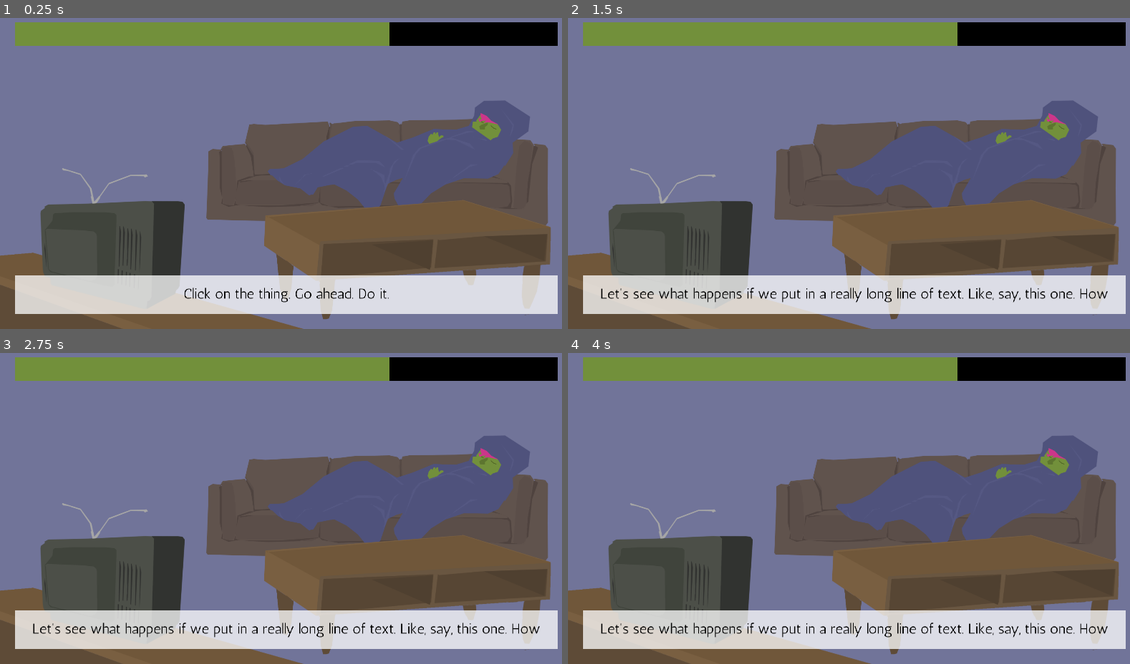
Above: before the commit, frames 1-4 (two rows, left to right).
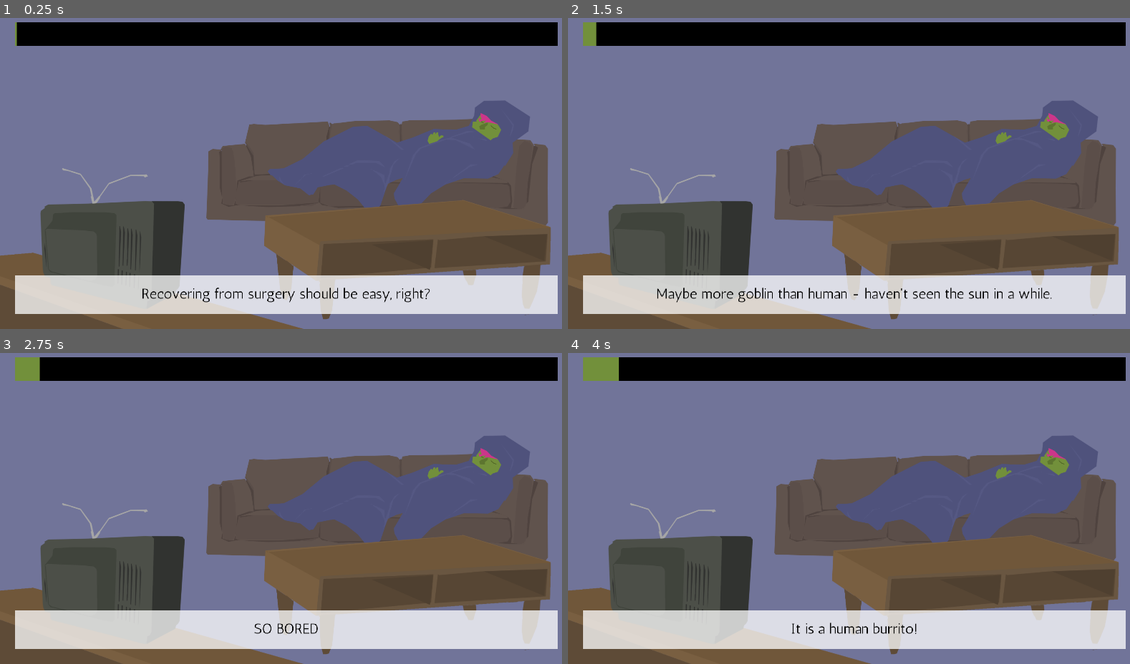
Above: after the commit, the same moments.

Repository: squinky/ggj2020
Game: Godot game, scene res://main.tscn
Two runs of this game, one before a commit and one after it. Both use one fixed random seed, a clock stepped at 60 frames per second and the inputs below.
Inputs (mouse positions are in pixels of both pictures, inside the frame that each line leads up to):
- Up to frame 1 (0.25 s): no input
- Up to frame 2 (1.5 s): move the mouse to (978, 151) at 0.52 s; click (978, 151) at 0.67 s; tap Enter at 1.25 s; move the mouse to (742, 182) at 1.27 s; click (742, 182) at 1.42 s
- Up to frame 3 (2.75 s): tap Space at 2 s; move the mouse to (342, 433) at 2.02 s; click (342, 433) at 2.17 s
- Up to frame 4 (4 s): tap Enter at 2.75 s; move the mouse to (826, 567) at 2.77 s; click (826, 567) at 2.92 s; tap Space at 3.5 s; move the mouse to (1028, 552) at 3.52 s; click (1028, 552) at 3.67 s

The runs differ from the first frame. In frame 1, 5.8% of the frame differs, in the area x 2-77%, y 1-92%; in frame 2, 6.1%, in the area x 4-97%, y 1-92%; in frame 3, 5.7%; in frame 4, 5.6%.

Commit message:
the progress bar moves now but doesn't do anything

Diff:
--- a/main.gd
+++ b/main.gd
@@ -1,11 +1,26 @@
 extends Node2D
+
+var time_elapsed = 0
+var time_total = 60
+var last_clicked = null
+var last_line = null
 
 func _ready():
 	randomize()
-	for clickable in $clickables.get_children():
-		clickable.connect("clicked", self, "_on_click")
-	$textbox.text = "Click on the thing. Go ahead. Do it."
+	for sprite in $sprites.get_children():
+		sprite.connect("clicked", self, "_on_click")
+	$textbox.text = text.dictionary["start"]
+
+func _process(delta):
+	time_elapsed += delta
+	$progress.value = time_elapsed/time_total * 100
 
 func _on_click(_id):
 	var textarray = text.dictionary[_id]
-	$textbox.text = textarray[randi() % textarray.size()]
+	var line = randi() % textarray.size()
+	# prevent the same line from repeating twice in a row
+	while last_clicked == _id && last_line == line:
+		line = randi() % textarray.size()
+	$textbox.text = textarray[line]
+	last_clicked = _id
+	last_line = line
--- a/main.tscn
+++ b/main.tscn
@@ -29,29 +29,29 @@
 [node name="main" type="Node2D"]
 script = ExtResource( 3 )
 
-[node name="tvtable" type="Sprite" parent="."]
+[node name="sprites" type="Node2D" parent="."]
+
+[node name="couch" type="Sprite" parent="sprites"]
+position = Vector2( 1265.81, 555.688 )
+texture = ExtResource( 5 )
+
+[node name="humanburrito" type="Sprite" parent="sprites"]
+position = Vector2( 1335, 514.575 )
+texture = ExtResource( 7 )
+script = ExtResource( 2 )
+id = "burrito"
+
+[node name="coffeetable" type="Sprite" parent="sprites"]
+position = Vector2( 1364.24, 837.399 )
+texture = ExtResource( 4 )
+
+[node name="tvtable" type="Sprite" parent="sprites"]
 position = Vector2( 532.078, 945.485 )
 texture = ExtResource( 1 )
 
-[node name="clickables" type="Node2D" parent="."]
-
-[node name="couch" type="Sprite" parent="clickables"]
-position = Vector2( 1265.81, 555.688 )
-texture = ExtResource( 5 )
-script = ExtResource( 2 )
-id = "couch"
-
-[node name="humanburrito" type="Sprite" parent="clickables"]
-position = Vector2( 1335, 514.575 )
-texture = ExtResource( 7 )
-
-[node name="television" type="Sprite" parent="clickables"]
+[node name="television" type="Sprite" parent="sprites"]
 position = Vector2( 380.514, 788.75 )
 texture = ExtResource( 8 )
-
-[node name="coffeetable" type="Sprite" parent="."]
-position = Vector2( 1364.24, 837.399 )
-texture = ExtResource( 4 )
 
 [node name="textbox" type="Label" parent="."]
 margin_left = 50.0
@@ -75,7 +75,6 @@
 margin_bottom = 130.0
 custom_styles/fg = SubResource( 3 )
 custom_styles/bg = SubResource( 4 )
-value = 69.0
 percent_visible = false
 __meta__ = {
 "_edit_use_anchors_": false
--- a/text.gd
+++ b/text.gd
@@ -1,12 +1,13 @@
 extends Node
 
 var dictionary = {
-	"test": [
-		"You clicked on a thing. Way to go.",
-		"Yay, you clicked on the thing.",
-		"Good job, you clicked on the thing."
-	],
-	"couch": [
-		"Let's see what happens if we put in a really long line of text. Like, say, this one. How do we feel about that?"
+	"start" : "Recovering from surgery should be easy, right?",
+	"burrito": [
+		"SO BORED",
+		"When does roommate come home?",
+		"I hurt all over.",
+		"What time is it?",
+		"It is a human burrito!",
+		"Maybe more goblin than human - haven't seen the sun in a while."
 	]
 }
